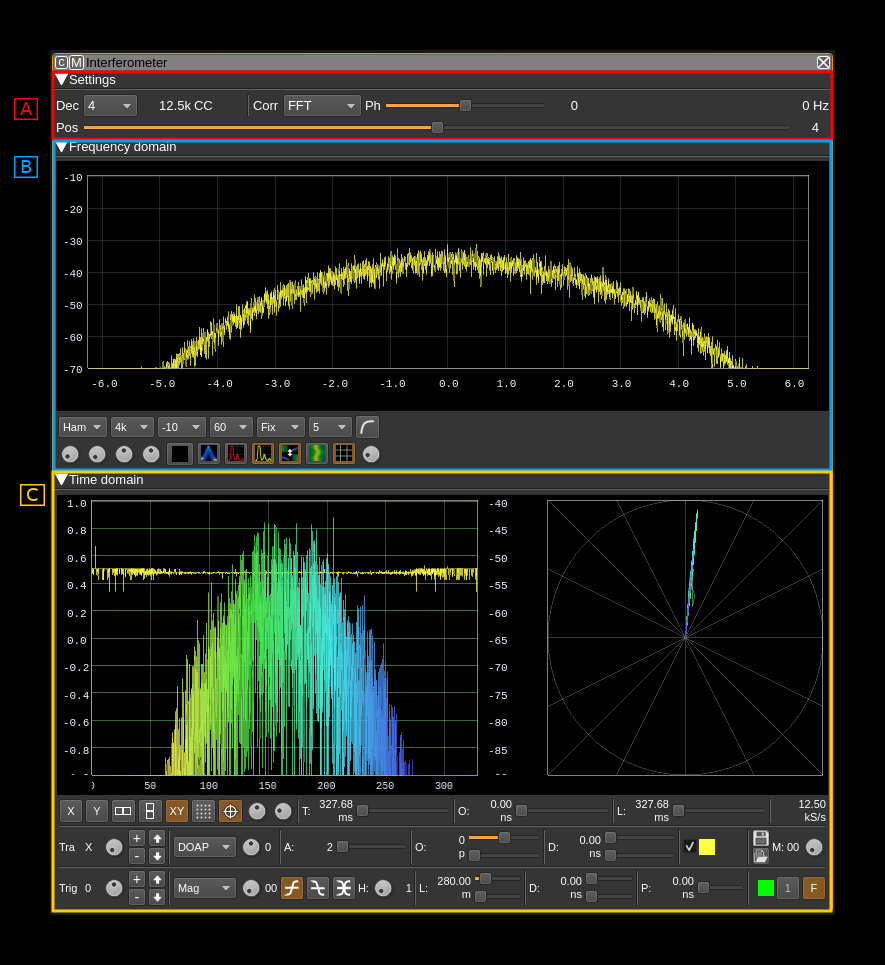
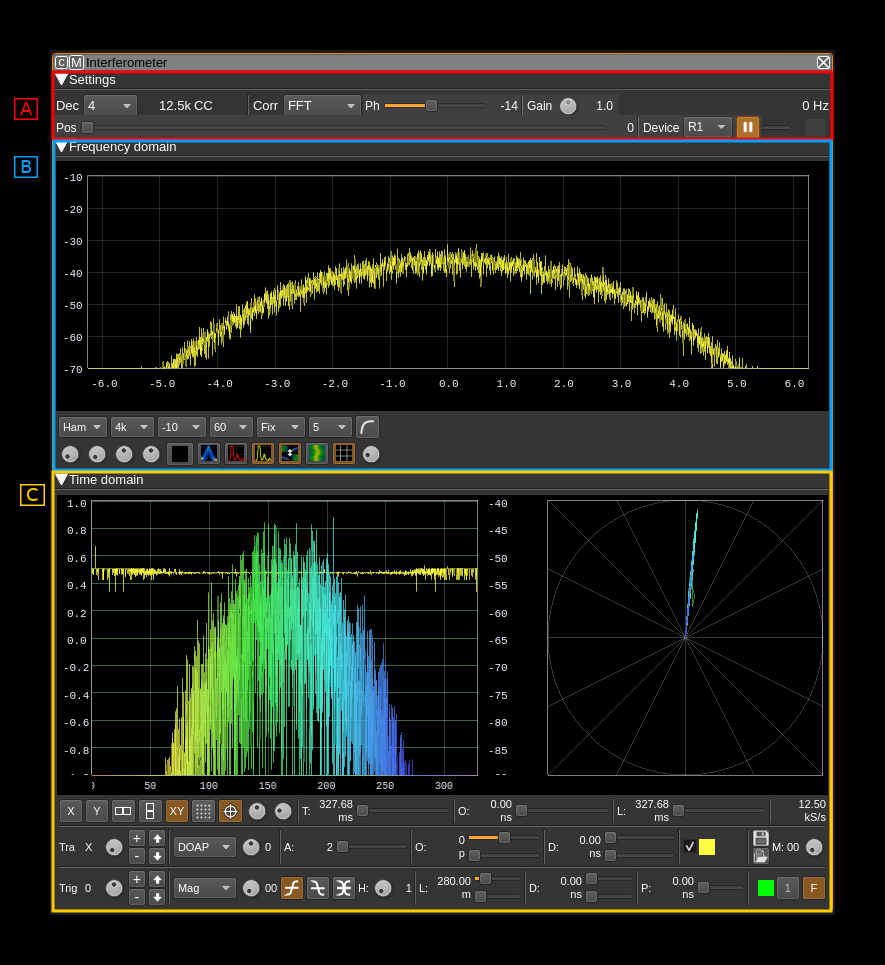
The second 885 × 965 image is a revision of the first. Changes to its layers:
added layer "Pasted Layer #2" above "Pasted Layer #1" over (805, 119, 825, 136)
added layer "Pasted Layer #1" above "Pasted Layer" over (54, 115, 762, 138)
added layer "Pasted Layer" above "2019-12-30-085251_824x952_scrot.png" over (363, 94, 619, 119)
